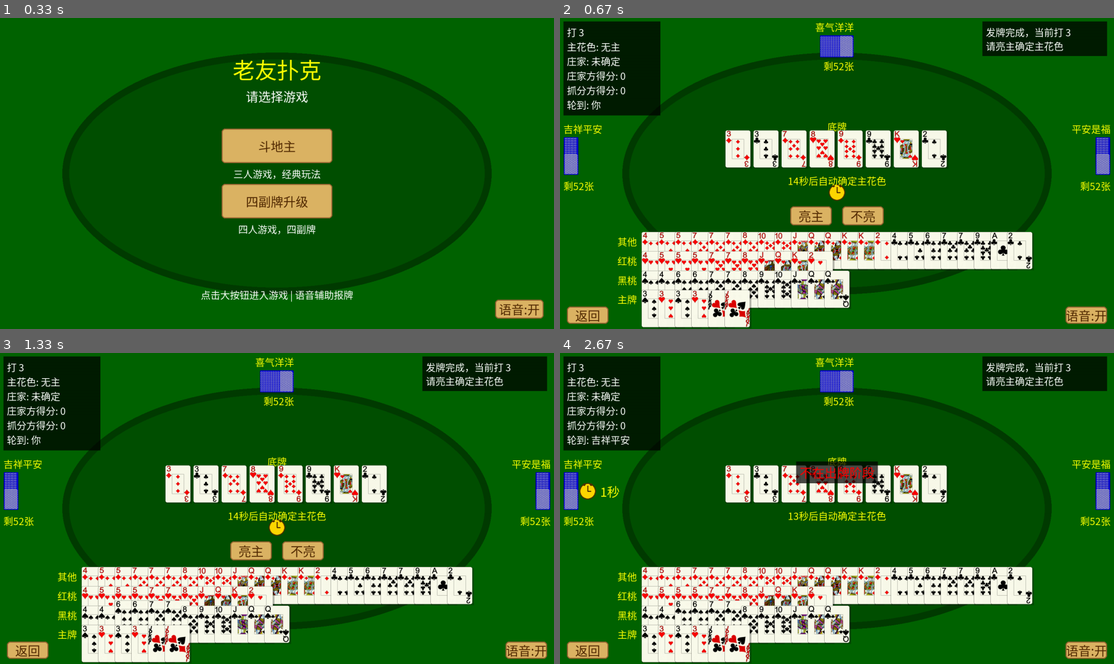
Above: before the commit, frames 1-4 (two rows, left to right).
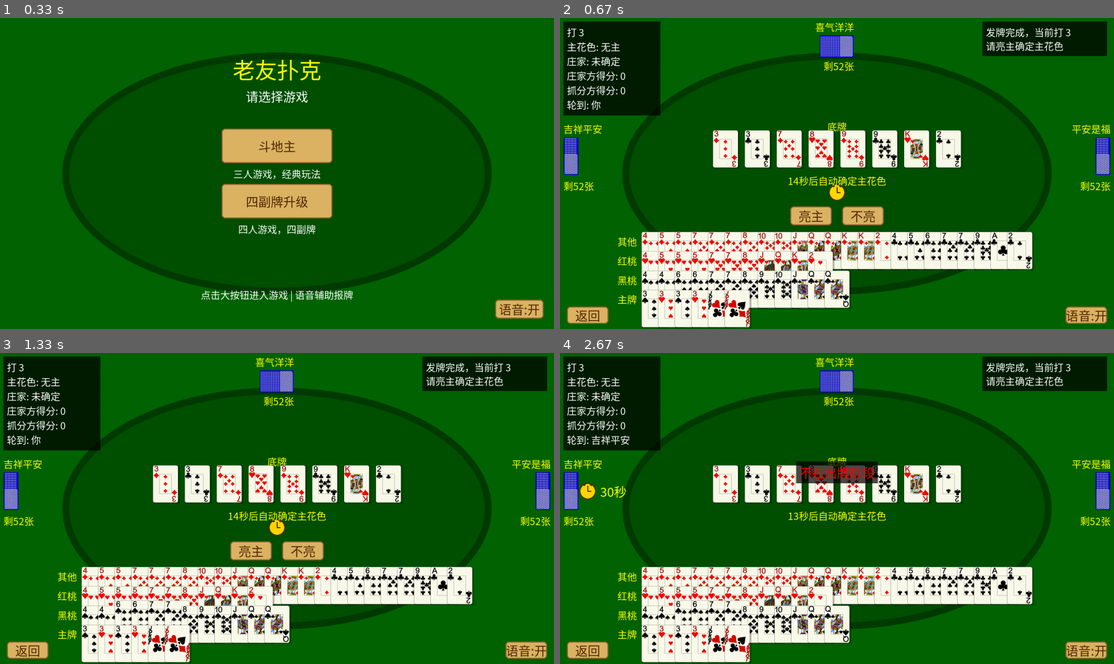
Above: after the commit, the same moments.

Repository: leonadojim/elderpoker
Game: pygame game, started from main.py
Two runs of this game, one before a commit and one after it. Both use one fixed random seed, a clock stepped at 60 frames per second and the inputs below.
Inputs (mouse positions are in pixels of both pictures, inside the frame that each line leads up to):
- Up to frame 1 (0.33 s): no input
- Up to frame 2 (0.67 s): click (814, 185) at 0.38 s
- Up to frame 3 (1.33 s): tap Space at 0.67 s; click (105, 461) at 1.05 s
- Up to frame 4 (2.67 s): click "亮主" at 1.38 s; click (848, 402) at 1.72 s; click (842, 539) at 2.05 s; tap Enter at 2.33 s

Frame 1 is identical in both runs. In frame 2, 3.3% of the frame differs, in the area x 27-73%, y 35-49%; in frame 3, 3.3%; in frame 4, 3.2%.

Commit message:
修复logo安卓加载(绝对路径)+地主logo放大到56px+底牌间距16px+AI闹钟从30秒倒数

Diff:
--- a/doudizhu/main.py
+++ b/doudizhu/main.py
@@ -46,6 +46,8 @@
         self.player_names = ["你", "玩家A", "玩家B"]
         self.back_to_menu = False
         self.human_deadline = None  # 人类出牌倒计时截止时刻（get_ticks），None表示未启用
+        self._last_cp = -1       # 上一帧的当前玩家（用于AI倒计时起点）
+        self._ai_turn_start = 0  # 当前回合开始时刻
         self._pick_nicknames()
 
     def set_status(self, text):
@@ -267,6 +269,12 @@
 
     def update(self, dt):
         now = pygame.time.get_ticks()
+
+        cp_now = self.game.current_player
+        if cp_now != self._last_cp:
+            self._last_cp = cp_now
+            self._ai_turn_start = now
+
         if self.status_timer > 0:
             self.status_timer -= 1
         else:
@@ -511,15 +519,16 @@
             color = COLOR_TEXT_YELLOW if remaining > 10 else (255, 60, 60)
             text = font.render(f"{remaining}秒", True, color)
             surface.blit(text, text.get_rect(midright=(x - 40, y)))
-        # AI 思考倒计时：在闹钟旁显示剩余秒数
+        # AI 思考倒计时：从30秒开始倒数，轮到即消失（看起来像真人在想牌）
         elif cp != 0 and self.next_ai_time > now:
-            remaining = (self.next_ai_time - now + 999) // 1000
-            text = font.render(f"{remaining}秒", True, COLOR_TEXT_YELLOW)
-            if cp == 1:
-                rect = text.get_rect(midleft=(x + 40, y))
-            else:
-                rect = text.get_rect(midright=(x - 40, y))
-            surface.blit(text, rect)
+            remaining = max(0, 30 - (now - self._ai_turn_start) // 1000)
+            if remaining > 0:
+                text = font.render(f"{remaining}秒", True, COLOR_TEXT_YELLOW)
+                if cp == 1:
+                    rect = text.get_rect(midleft=(x + 40, y))
+                else:
+                    rect = text.get_rect(midright=(x - 40, y))
+                surface.blit(text, rect)
 
     def draw_difficulty_select(self):
         mouse_pos = pygame.mouse.get_pos()
--- a/doudizhu/renderer.py
+++ b/doudizhu/renderer.py
@@ -22,10 +22,11 @@
 
     dizhu_small = None
     if landlord >= 0:
-        dizhu_path = os.path.join("assets", "logos", "dizhu.png")
+        # 绝对路径：安卓上 SDL 对相对路径会去 APK assets 里找（找不到）
+        dizhu_path = os.path.join(os.path.dirname(ASSET_DIR), "logos", "dizhu.png")
         if os.path.exists(dizhu_path):
             raw = pygame.image.load(dizhu_path).convert_alpha()
-            dizhu_small = pygame.transform.smoothscale(raw, (36, 36))
+            dizhu_small = pygame.transform.smoothscale(raw, (56, 56))
 
     if player_idx == 0:
         total_width = min(SCREEN_WIDTH - 260, n * (CARD_WIDTH + 12))
@@ -38,7 +39,7 @@
                 x = (SCREEN_WIDTH - CARD_WIDTH) // 2
             draw_card(surface, card, x, y, selected=(i in selected_indices))
         if player_idx == landlord and dizhu_small:
-            surface.blit(dizhu_small, (20, y + CARD_HEIGHT - 36))
+            surface.blit(dizhu_small, (20, y + CARD_HEIGHT - 56))
         return [(start_x + i * (gap if n > 1 else 0), y) for i in range(n)]
 
     elif player_idx == 1:
@@ -48,7 +49,7 @@
         name_surf = name_font.render(names[1], True, COLOR_TEXT_YELLOW)
         surface.blit(name_surf, (10, 172))
         if player_idx == landlord and dizhu_small:
-            surface.blit(dizhu_small, (10 + name_surf.get_width() + 8, 182))
+            surface.blit(dizhu_small, (10 + name_surf.get_width() + 8, 172))
         for i in range(n):
             x = 10
             y = start_y + i * gap
@@ -67,7 +68,7 @@
         name_x = SCREEN_WIDTH - 10 - name_surf.get_width()
         surface.blit(name_surf, (name_x, 172))
         if player_idx == landlord and dizhu_small:
-            surface.blit(dizhu_small, (name_x - 44, 182))
+            surface.blit(dizhu_small, (name_x - 66, 172))
         for i in range(n):
             x = SCREEN_WIDTH - CARD_WIDTH - 10
             y = start_y + i * gap
@@ -200,10 +201,10 @@
 
     dizhu_img = None
     if landlord >= 0:
-        dizhu_path = os.path.join("assets", "logos", "dizhu.png")
+        dizhu_path = os.path.join(os.path.dirname(ASSET_DIR), "logos", "dizhu.png")
         if os.path.exists(dizhu_path):
             raw = pygame.image.load(dizhu_path).convert_alpha()
-            dizhu_img = pygame.transform.smoothscale(raw, (40, 40))
+            dizhu_img = pygame.transform.smoothscale(raw, (56, 56))
 
     for row, player_idx in enumerate([0, 1, 2]):
         cards = cards_list[player_idx] if player_idx < len(cards_list) else []
@@ -223,7 +224,7 @@
         surface.blit(label, (panel_x + 40 + pad_x, y))
 
         if player_idx == landlord and dizhu_img:
-            surface.blit(dizhu_img, (label_bg.right + 10, label_bg.centery - 20))
+            surface.blit(dizhu_img, (label_bg.right + 10, label_bg.centery - 28))
 
         if n > 0:
             usable_width = panel_w - 120
--- a/shengji/main.py
+++ b/shengji/main.py
@@ -40,6 +40,8 @@
         self.back_to_menu = False
         self.bid_auto_timer = 0  # 自动翻底牌计时
         self.human_deadline = None  # 人类出牌倒计时截止时刻（get_ticks），None表示未启用
+        self._last_cp = -1       # 上一帧的当前玩家（用于AI倒计时起点）
+        self._ai_turn_start = 0  # 当前回合开始时刻
 
     def set_status(self, text):
         self.status_text = text
@@ -278,6 +280,11 @@
     def update(self, dt):
         now = pygame.time.get_ticks()
 
+        cp_now = self.game.current_player
+        if cp_now != self._last_cp:
+            self._last_cp = cp_now
+            self._ai_turn_start = now
+
         if self.status_timer > 0:
             self.status_timer -= 1
         else:
@@ -533,18 +540,19 @@
                 surf = font.render(f"{remaining}秒", True, color)
                 rect = surf.get_rect(midleft=(x + 36, y))
                 self.screen.blit(surf, rect)
-            # AI 思考倒计时：在闹钟旁显示剩余秒数
+            # AI 思考倒计时：从30秒开始倒数，轮到即消失（看起来像真人在想牌）
             elif cp != 0 and self.next_ai_time > now:
-                remaining = -(-(self.next_ai_time - now) // 1000)
-                font = get_font(FONT_SIZE_MEDIUM)
-                surf = font.render(f"{remaining}秒", True, COLOR_TEXT_YELLOW)
-                if cp == 1:        # 左侧 AI：闹钟右边
-                    rect = surf.get_rect(midleft=(x + 36, y))
-                elif cp == 2:      # 顶部 AI：闹钟下方（右侧是抓分方得分区）
-                    rect = surf.get_rect(midtop=(x, y + 30))
-                else:              # 右侧 AI：闹钟左边
-                    rect = surf.get_rect(midright=(x - 36, y))
-                self.screen.blit(surf, rect)
+                remaining = max(0, 30 - (now - self._ai_turn_start) // 1000)
+                if remaining > 0:
+                    font = get_font(FONT_SIZE_MEDIUM)
+                    surf = font.render(f"{remaining}秒", True, COLOR_TEXT_YELLOW)
+                    if cp == 1:        # 左侧 AI：闹钟右边
+                        rect = surf.get_rect(midleft=(x + 36, y))
+                    elif cp == 2:      # 顶部 AI：闹钟下方（右侧是抓分方得分区）
+                        rect = surf.get_rect(midtop=(x, y + 30))
+                    else:              # 右侧 AI：闹钟左边
+                        rect = surf.get_rect(midright=(x - 36, y))
+                    self.screen.blit(surf, rect)
 
     def _draw_clock(self, x, y, radius=24):
         pygame.draw.circle(self.screen, (255, 215, 0), (x, y), radius)
--- a/shengji/renderer.py
+++ b/shengji/renderer.py
@@ -17,10 +17,11 @@
 # 庄家图标缓存
 _dizhu_img = None
 
-def _get_dizhu_icon(size=(28, 28)):
+def _get_dizhu_icon(size=(44, 44)):
     global _dizhu_img
     if _dizhu_img is None:
-        path = os.path.join("assets", "logos", "dizhu.png")
+        # 绝对路径：安卓上 SDL 对相对路径会去 APK assets 里找（找不到）
+        path = os.path.join(os.path.dirname(ASSET_DIR), "logos", "dizhu.png")
         if os.path.exists(path):
             raw = pygame.image.load(path).convert_alpha()
             _dizhu_img = pygame.transform.smoothscale(raw, size)
@@ -135,9 +136,9 @@
 
     # 庄家图标
     if is_dealer:
-        icon = _get_dizhu_icon((28, 28))
+        icon = _get_dizhu_icon((44, 44))
         if icon:
-            surface.blit(icon, (10 + name_surf.get_width() + 6, name_y))
+            surface.blit(icon, (10 + name_surf.get_width() + 8, name_y - 4))
 
     for i in range(display_n):
         x = 10
@@ -164,9 +165,9 @@
     surface.blit(name_surf, (name_x, name_y))
 
     if is_dealer:
-        icon = _get_dizhu_icon((28, 28))
+        icon = _get_dizhu_icon((44, 44))
         if icon:
-            surface.blit(icon, (name_x - 34, name_y))
+            surface.blit(icon, (name_x - 52, name_y - 4))
 
     for i in range(display_n):
         x = SCREEN_WIDTH - small_w - 10
@@ -201,9 +202,9 @@
     surface.blit(name_surf, (name_x, name_y))
 
     if is_dealer:
-        icon = _get_dizhu_icon((28, 28))
+        icon = _get_dizhu_icon((44, 44))
         if icon:
-            surface.blit(icon, (name_x - 34, name_y))
+            surface.blit(icon, (name_x - 52, name_y - 4))
 
     count_font = get_font(FONT_SIZE_SMALL)
     count_surf = count_font.render(f"剩{n}张", True, COLOR_TEXT_YELLOW)
@@ -396,7 +397,8 @@
     if not bottom_cards:
         return
     n = len(bottom_cards)
-    total_w = n * (SJ_CARD_W + 5)
+    gap = 16  # 牌间距，老人看得清
+    total_w = n * SJ_CARD_W + (n - 1) * gap
     start_x = SCREEN_WIDTH // 2 - total_w // 2
     y = center_y
 
@@ -405,7 +407,7 @@
     surface.blit(label, (SCREEN_WIDTH // 2 - label.get_width() // 2, y - 32))
 
     for i, card in enumerate(bottom_cards):
-        x = start_x + i * (SJ_CARD_W + 5)
+        x = start_x + i * (SJ_CARD_W + gap)
         draw_card(surface, card, x, y, size=(SJ_CARD_W, SJ_CARD_H))
 
 
Binary file added: _shots/sj_ai.png
Binary file added: _shots/sj_bid.png
